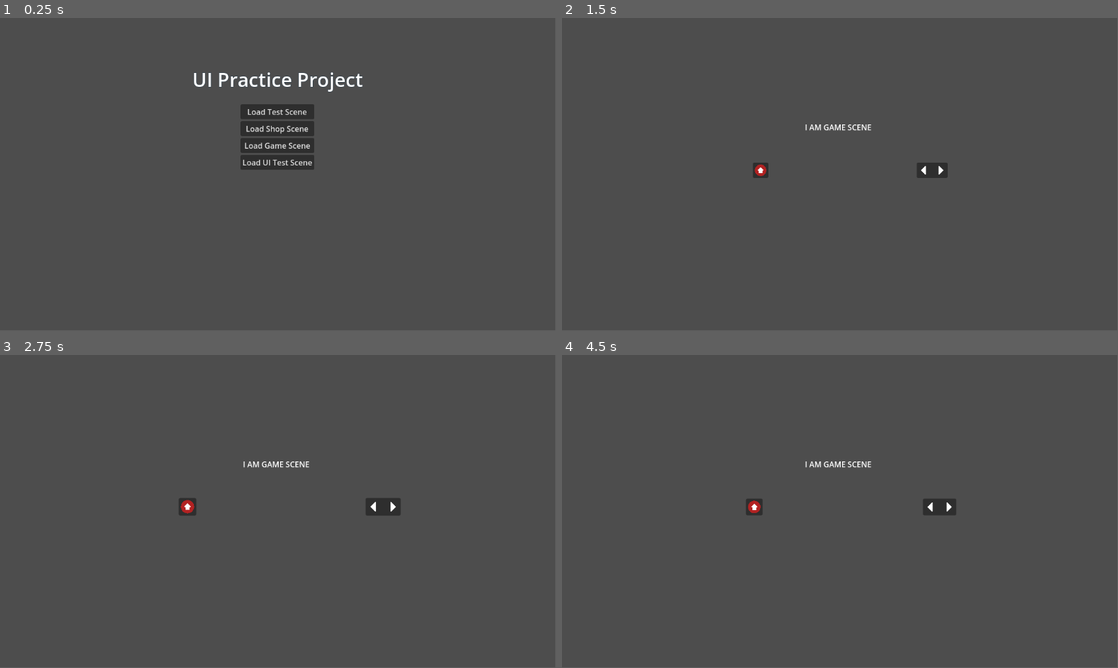
Above: before the commit, frames 1-4 (two rows, left to right).
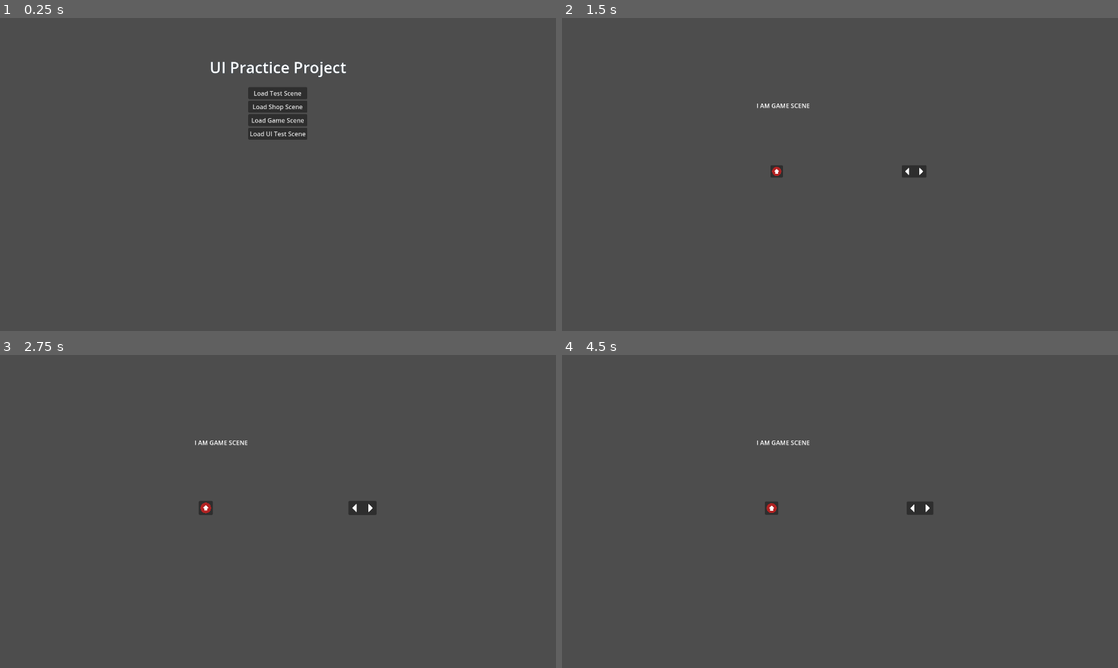
Above: after the commit, the same moments.

Repository: DSurguy/spring-2024-2d-jam
Game: Godot game, scene res://scenes/MainScene/MainScene.tscn
Two runs of this game, one before a commit and one after it. Both use one fixed random seed, a clock stepped at 60 frames per second and the inputs below.
Inputs (mouse positions are in pixels of both pictures, inside the frame that each line leads up to):
- Up to frame 1 (0.25 s): no input
- Up to frame 2 (1.5 s): click "Load Game Scene" at 0.5 s; tap Enter (ui_accept) at 1.25 s; move the mouse to (962, 158) at 1.27 s; hold D (move_right) from 1.28 s (still down); tap E (interact) at 1.35 s
- Up to frame 3 (2.75 s): keep holding D (move_right); tap Enter (ui_accept) at 1.52, 2, 2.27 s; move the mouse to (166, 527) at 2.02 s; tap Mouse wheel down (zoom_down) at 2.1 s
- Up to frame 4 (4.5 s): tap Enter (ui_accept) at 2.75, 3.5, 3.77, 4.25 s; move the mouse to (895, 442) at 2.77 s; release D (move_right) at 2.78 s; hold A (move_left) 2.78-3.53 s; tap Mouse wheel up (zoom_up) at 2.85 s; move the mouse to (812, 574) at 3.52 s; hold D (move_right) from 3.53 s (still down); tap E (interact) at 3.6 s; move the mouse to (1006, 558) at 4.27 s; tap Mouse wheel down (zoom_down) at 4.35 s
In our replay, the window is 799x449 before the commit and 800x450 after it. These sizes can differ from the game's own. Grey fills any space a smaller window leaves; there, only what the larger window draws over its background counts as a difference.

The runs differ from the first frame. In frame 1, 3.2% of the frame differs, in the area x 34-66%, y 14-49%; in frame 2, 0.8%; in frame 3, 0.9%; in frame 4, 0.8%.

Commit message:
fix station interaction and quit game action

Diff:
--- a/project.godot
+++ b/project.godot
@@ -14,6 +14,11 @@
 run/main_scene="res://scenes/MainScene/MainScene.tscn"
 config/features=PackedStringArray("4.2", "GL Compatibility")
 config/icon="res://icon.svg"
+
+[display]
+
+window/size/viewport_width=1440
+window/size/viewport_height=810
 
 [input]
 
@@ -89,6 +94,11 @@
 "events": [Object(InputEventMouseButton,"resource_local_to_scene":false,"resource_name":"","device":-1,"window_id":0,"a …(253 unchanged characters)…
 ]
 }
+exit={
+"deadzone": 0.5,
+"events": [Object(InputEventKey,"resource_local_to_scene":false,"resource_name":"","device":0,"window_id":0,"alt_pressed":false,"shift_pressed":false,"ctrl_pressed":false,"meta_pressed":false,"pressed":false,"keycode":0,"physical_keycode":4194305,"key_label":0,"unicode":0,"echo":false,"script":null)
+]
+}
 
 [rendering]
 
--- /dev/null
+++ b/scenes/GameScene/Ascend.gd
@@ -0,0 +1,14 @@
+extends Node2D
+
+
+# Called when the node enters the scene tree for the first time.
+func _ready():
+	pass # Replace with function body.
+
+
+# Called every frame. 'delta' is the elapsed time since the previous frame.
+func _process(delta):
+	pass
+
+func activate():
+	pass
--- a/scenes/GameScene/GameScene.gd
+++ b/scenes/GameScene/GameScene.gd
@@ -1 +1,6 @@
 extends LoadableScene
+
+func _process(delta):
+	if Input.is_action_just_pressed("exit"):
+		print("bye")
+		get_tree().quit()
--- a/scenes/GameScene/GameScene.tscn
+++ b/scenes/GameScene/GameScene.tscn
@@ -1,16 +1,17 @@
-[gd_scene load_steps=21 format=3 uid="uid://cmj7kchtv06qw"]
+[gd_scene load_steps=20 format=3 uid="uid://cmj7kchtv06qw"]
 
 [ext_resource type="Script" path="res://scenes/GameScene/GameScene.gd" id="1_knlki"]
 [ext_resource type="Script" path="res://scenes/GameScene/Helm.gd" id="2_atwiw"]
 [ext_resource type="Script" path="res://scenes/GameScene/GameCamera.gd" id="2_p4bl1"]
 [ext_resource type="AudioStream" uid="uid://2oeb3e5wfaij" path="res://music/MUS_Descent_v1.ogg" id="2_px71f"]
 [ext_resource type="Script" path="res://scenes/GameScene/Submarine.gd" id="2_t5sut"]
-[ext_resource type="Script" path="res://scenes/GameScene/Station.gd" id="3_eqivj"]
 [ext_resource type="Script" path="res://scenes/GameScene/Player.gd" id="3_jl034"]
 [ext_resource type="PackedScene" uid="uid://30roy3p4ivnh" path="res://scenes/UI/Stations/Helm/HelmUI.tscn" id="6_115t8"]
+[ext_resource type="PackedScene" uid="uid://dk4fm1rhxv6h" path="res://scenes/GameScene/station.tscn" id="6_jn8e0"]
 [ext_resource type="PackedScene" uid="uid://d3g07ric82rh7" path="res://scenes/UI/Stations/Ascend/AscendUI.tscn" id="7_nrlsp"]
 [ext_resource type="Script" path="res://scenes/GameScene/Music.gd" id="8_dp8ix"]
 [ext_resource type="AudioStream" uid="uid://btvtctn7dnkqd" path="res://music/MUS_Ascent.ogg" id="10_8b3co"]
+[ext_resource type="Script" path="res://scenes/GameScene/Ascend.gd" id="8_sp7d0"]
 
 [sub_resource type="RectangleShape2D" id="RectangleShape2D_8nvpx"]
 
@@ -28,12 +29,6 @@
 
 [sub_resource type="RectangleShape2D" id="RectangleShape2D_qwvih"]
 size = Vector2(480, 32)
-
-[sub_resource type="RectangleShape2D" id="RectangleShape2D_oke5l"]
-size = Vector2(32, 32)
-
-[sub_resource type="RectangleShape2D" id="RectangleShape2D_fy8i3"]
-size = Vector2(32, 32)
 
 [sub_resource type="CircleShape2D" id="CircleShape2D_0n5r2"]
 
@@ -112,17 +107,6 @@
 position = Vector2(192, 32)
 script = ExtResource("2_atwiw")
 
-[node name="Station" type="Node2D" parent="Submarine/Stations/Helm"]
-script = ExtResource("3_eqivj")
-
-[node name="Area2D" type="Area2D" parent="Submarine/Stations/Helm/Station"]
-collision_layer = 4
-collision_mask = 4
-
-[node name="CollisionShape2D" type="CollisionShape2D" parent="Submarine/Stations/Helm/Station/Area2D"]
-shape = SubResource("RectangleShape2D_oke5l")
-debug_color = Color(0.778598, 0.438096, 0.0171958, 0.42)
-
 [node name="HelmUI" parent="Submarine/Stations/Helm" instance=ExtResource("6_115t8")]
 anchors_preset = 7
 anchor_left = 0.5
@@ -136,8 +120,11 @@
 grow_horizontal = 2
 grow_vertical = 0
 
+[node name="Station" parent="Submarine/Stations/Helm" instance=ExtResource("6_jn8e0")]
+
 [node name="Ascend" type="Node2D" parent="Submarine/Stations"]
 position = Vector2(-164, 32)
+script = ExtResource("8_sp7d0")
 
 [node name="AscendUI" parent="Submarine/Stations/Ascend" instance=ExtResource("7_nrlsp")]
 offset_left = -16.0
@@ -145,13 +132,7 @@
 offset_right = 16.0
 offset_bottom = -24.0
 
-[node name="Station" type="Node2D" parent="Submarine/Stations/Ascend"]
-
-[node name="Area2D" type="Area2D" parent="Submarine/Stations/Ascend/Station"]
-
-[node name="CollisionShape2D" type="CollisionShape2D" parent="Submarine/Stations/Ascend/Station/Area2D"]
-shape = SubResource("RectangleShape2D_fy8i3")
-debug_color = Color(0.780392, 0.439216, 0.0156863, 0.419608)
+[node name="Station" parent="Submarine/Stations/Ascend" instance=ExtResource("6_jn8e0")]
 
 [node name="Environment" type="Node2D" parent="."]
 position = Vector2(0, 300)
